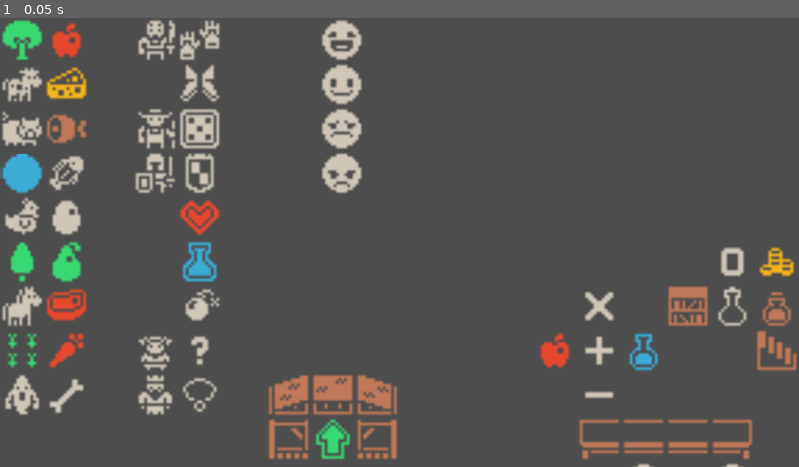
Above: before the commit, frame 1.
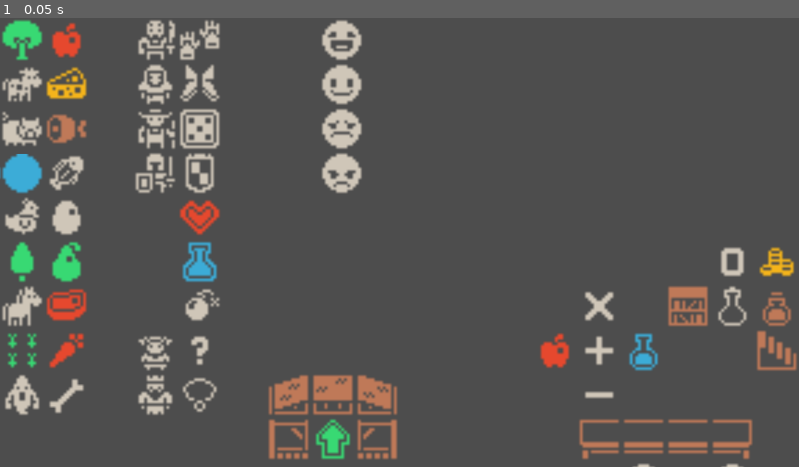
Above: after the commit, the same moment.

Repository: nagolyhprum/last-drop-brewery
Game: Godot game, scene res://main.tscn
Same seed, same stepped clock (60 frames per second), same inputs: the game is played once before the commit and once after it.
Inputs:
- Up to frame 1 (0.05 s): no input

The runs differ from the first frame. In frame 1, 0.2% of the frame differs, in the area x 17-22%, y 10-20%.

Commit message:
add rogue

Diff:
--- /dev/null
+++ b/Characters/Rogue.tscn
@@ -0,0 +1,9 @@
+[gd_scene load_steps=2 format=3 uid="uid://om7pw4cn3e45"]
+
+[ext_resource type="Texture2D" uid="uid://c1a8r1t8ojjla" path="res://Images/colored-transparent_packed.png" id="1_xilsj"]
+
+[node name="Rogue" type="Sprite2D"]
+texture = ExtResource("1_xilsj")
+centered = false
+region_enabled = true
+region_rect = Rect2(480, 16, 16, 16)
--- a/main.tscn
+++ b/main.tscn
@@ -37,6 +37,7 @@
 [ext_resource type="PackedScene" uid="uid://ck7yjvsy52nnc" path="res://Characters/King.tscn" id="35_b1qrp"]
 [ext_resource type="PackedScene" uid="uid://cmq5828jm2e8a" path="res://Characters/Soldier.tscn" id="36_come4"]
 [ext_resource type="PackedScene" uid="uid://bbfdheig4g0bt" path="res://Characters/Warrior.tscn" id="37_h8e4i"]
+[ext_resource type="PackedScene" uid="uid://om7pw4cn3e45" path="res://Characters/Rogue.tscn" id="38_b1qrp"]
 
 [sub_resource type="TileSetAtlasSource" id="TileSetAtlasSource_1u8w0"]
 texture = ExtResource("23_d13ii")
@@ -1249,3 +1250,6 @@
 
 [node name="Warrior" parent="Characters" instance=ExtResource("37_h8e4i")]
 offset = Vector2(48, 0)
+
+[node name="Rogue" parent="Characters" instance=ExtResource("38_b1qrp")]
+offset = Vector2(48, 16)
Not shown: 1 places in main.tscn that only renumber resources
